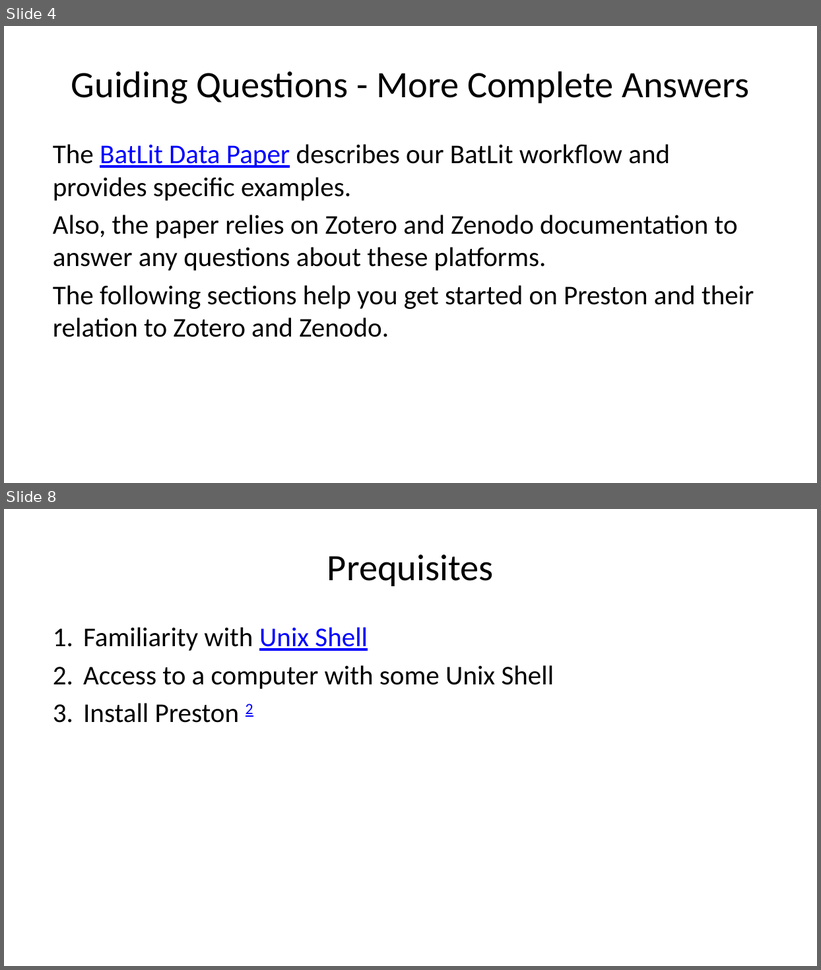
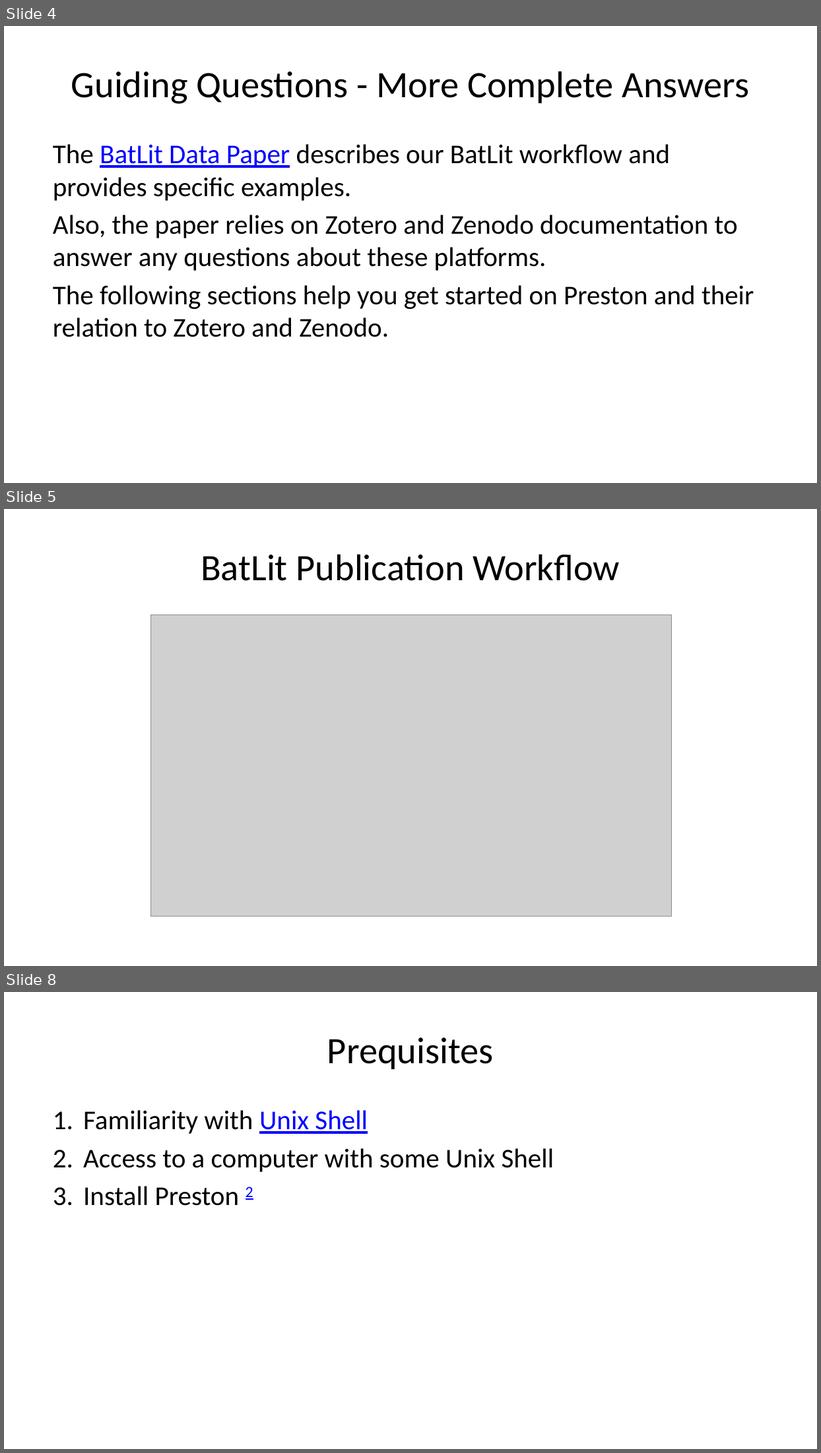
Before and after one commit to bat-literature/bat-literature.github.io, a slide deck: workshop.pptx. Shown one above the other, each under a label of ours: slides 4 and 8 before the commit, slides 4, 5 and 8 after it; the slides between them are not shown. The pictures are 821x970 and 821x1453 pixels, drawn with LibreOffice and Linux fonts; fonts in the diff are those of the drawing; grey boxes stand for pictures. Boxes give left, top, right and bottom in pixels: in the first picture for what was removed or moved away, otherwise in the second. Text is boxed around its words. In the diff, an @@ line names an element or a change of style, - is before the commit and + after.

```diff
--- a/workshop.pptx
+++ b/workshop.pptx
@@ slide 5 added at box(4, 509, 817, 966), background #FFFFFF @@
@@ title added at box(201, 554, 620, 581), 33 pt, text #000000 @@
+BatLit Publication Workflow
@@ picture added at box(151, 615, 671, 917) @@
```
Also in this commit, not shown: 9 slides changed, 2 other slides added, 1 slide removed, 3 other files.
